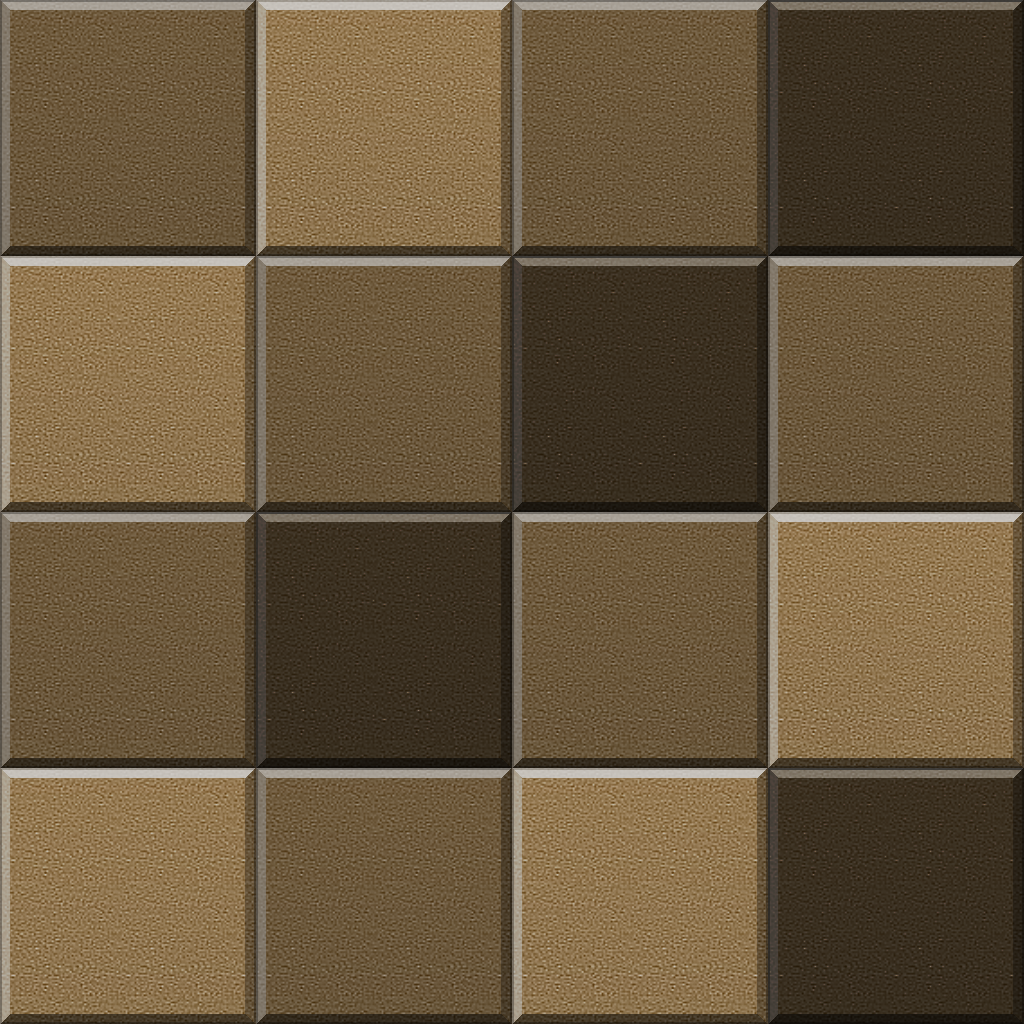
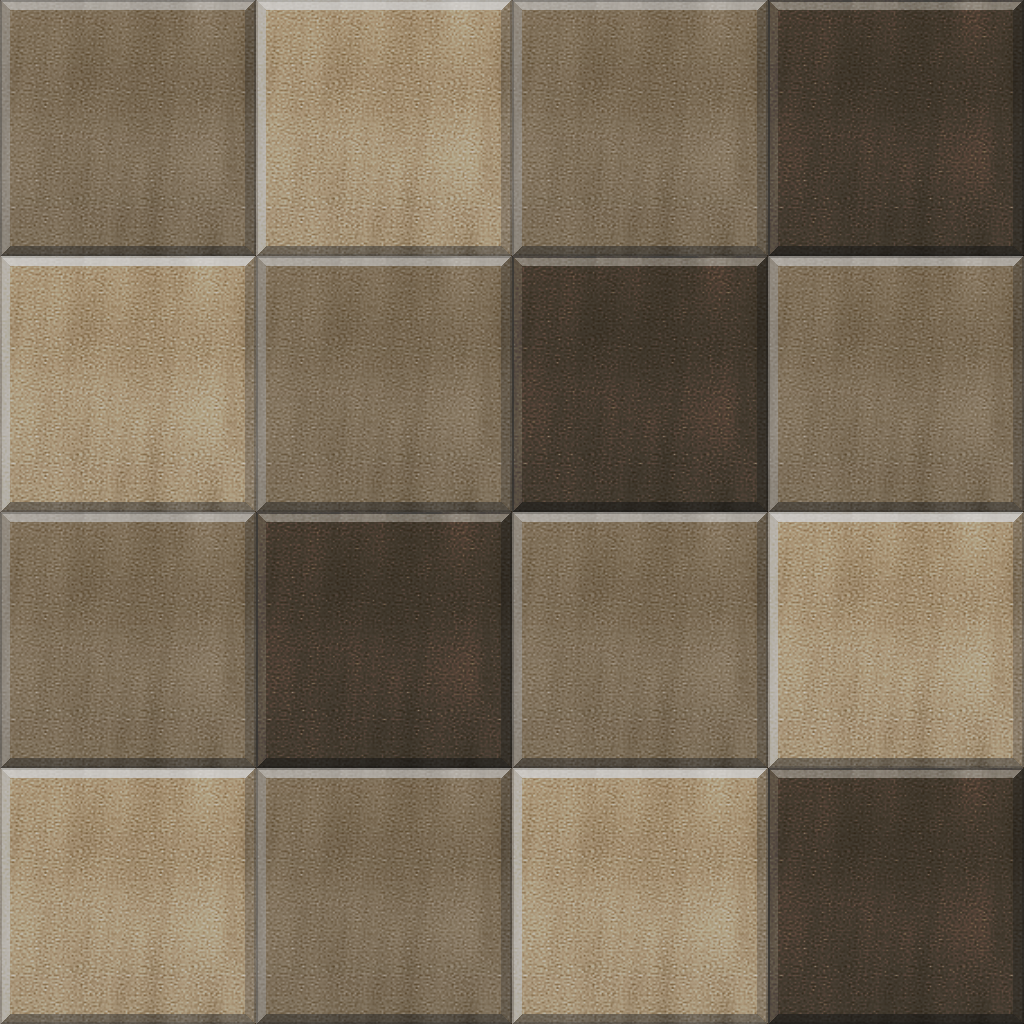
Comparing the layer stacks of the two 1024x1024 images. Changes:
painted on "Layer 15" over (x1=768, y1=768, x2=1024, y2=1024)
painted on "Layer 14" over (x1=512, y1=768, x2=768, y2=1024)
painted on "Layer 13" over (x1=256, y1=768, x2=512, y2=1024)
painted on "Layer 12" over (x1=0, y1=768, x2=256, y2=1024)
painted on "Layer 11" over (x1=768, y1=512, x2=1024, y2=768)
painted on "Layer 10" over (x1=512, y1=512, x2=768, y2=768)
painted on "Layer 9" over (x1=256, y1=512, x2=512, y2=768)
painted on "Layer 8" over (x1=0, y1=512, x2=256, y2=768)
painted on "Layer 7" over (x1=768, y1=256, x2=1024, y2=512)
painted on "Layer 6" over (x1=512, y1=256, x2=768, y2=512)
painted on "Layer 5" over (x1=256, y1=256, x2=512, y2=512)
painted on "Layer 4" over (x1=0, y1=256, x2=256, y2=512)
painted on "Layer 3" over (x1=768, y1=0, x2=1024, y2=256)
painted on "Layer 2" over (x1=512, y1=0, x2=768, y2=256)
painted on "Layer 1" over (x1=256, y1=0, x2=512, y2=256)
painted on "Layer 0" over (x1=0, y1=0, x2=256, y2=256)
